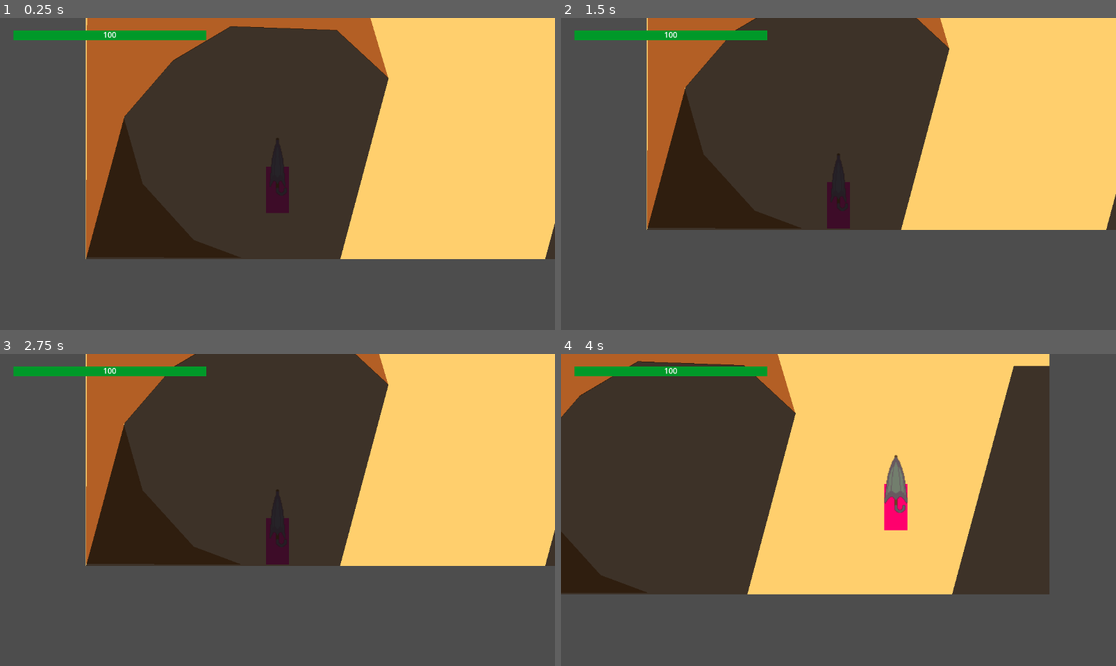
Above: before the commit, frames 1-4 (two rows, left to right).
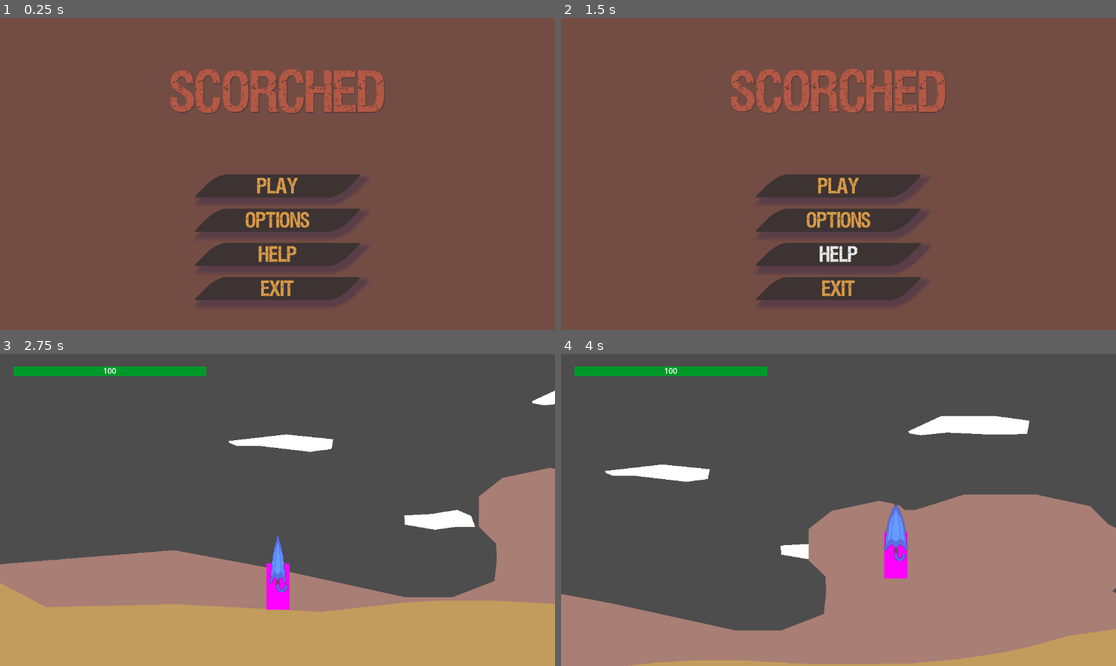
Above: after the commit, the same moments.

Repository: Niimphu/NewbieGameJam2023
Game: Godot game, scene res://Levels/MainMenu/MainMenu.tscn
Two runs of this game, one before a commit and one after it. Both use one fixed random seed, a clock stepped at 60 frames per second and the inputs below. Before the commit the project starts from res://Levels/Level_1.tscn.
Inputs (mouse positions are in pixels of both pictures, inside the frame that each line leads up to):
- Up to frame 1 (0.25 s): no input
- Up to frame 2 (1.5 s): click (838, 220) at 0.5 s, where only the run after the commit has a clickable "Options"; click (838, 255) at 1.25 s, where only the run after the commit has a clickable "Help"
- Up to frame 3 (2.75 s): click (277, 522) at 2 s, where only the run after the commit has a clickable "Play"
- Up to frame 4 (4 s): hold D (move_right) from 2.78 s (still down); tap K (toggle_parasol) at 2.85, 3.6 s; tap Space (jump) at 3.02, 3.77 s

The runs differ from the first frame. In frame 1, 94% of the frame differs, in the area x 0-100%, y 0-100%; in frame 2, 95%; in frame 3, 86%; in frame 4, 90%.

Commit message:
Added basic Main Menu
Added a basic main menu scene, set it as the default scene to run on start, and added some basic functionality to all buttons except Options as of now. Even with it being just a basic menu it looks fairly nice with the color palette that Nim picked out! I also imported a custom 100% free use font called Viper Nora which I feel fits the theme fairly well.

Diff:
--- /dev/null
+++ b/Levels/MainMenu/MainMenu.tscn
@@ -0,0 +1,149 @@
+[gd_scene load_steps=10 format=3 uid="uid://deq71antt2hqf"]
+
+[ext_resource type="FontFile" uid="uid://des3l0wh7m5k0" path="res://Fonts/viper_nora.otf" id="2_qnhm7"]
+[ext_resource type="StyleBox" uid="uid://cu4a25ar70b7a" path="res://Levels/MainMenu/Styles/MainMenuButtonStyleNormal.tres" id="4_gd5ys"]
+[ext_resource type="StyleBox" uid="uid://dxu573bff5t1s" path="res://Levels/MainMenu/Styles/MainMenuButtonStylePressed.tres" id="5_7cwkr"]
+[ext_resource type="Script" path="res://Levels/MainMenu/Scripts/PlayButton.gd" id="6_e8ars"]
+[ext_resource type="StyleBox" uid="uid://cf42ygv275jav" path="res://Levels/MainMenu/Styles/MainMenuButtonStyleFocus.tres" id="6_ltjnc"]
+[ext_resource type="Script" path="res://Levels/MainMenu/Scripts/HelpButton.gd" id="7_bppax"]
+[ext_resource type="Script" path="res://Levels/MainMenu/Scripts/ExitButton.gd" id="8_nsfjh"]
+
+[sub_resource type="StyleBoxFlat" id="StyleBoxFlat_npbdp"]
+bg_color = Color(0.45098, 0.298039, 0.266667, 1)
+
+[sub_resource type="StyleBoxFlat" id="StyleBoxFlat_h0p5c"]
+bg_color = Color(0, 0, 0, 0)
+
+[node name="MainMenu" type="Control"]
+layout_mode = 3
+anchors_preset = 15
+anchor_right = 1.0
+anchor_bottom = 1.0
+grow_horizontal = 2
+grow_vertical = 2
+
+[node name="Panel" type="Panel" parent="."]
+layout_mode = 1
+anchors_preset = 15
+anchor_right = 1.0
+anchor_bottom = 1.0
+grow_horizontal = 2
+grow_vertical = 2
+theme_override_styles/panel = SubResource("StyleBoxFlat_npbdp")
+metadata/_edit_lock_ = true
+
+[node name="VBoxContainer" type="VBoxContainer" parent="."]
+layout_mode = 1
+anchors_preset = 15
+anchor_right = 1.0
+anchor_bottom = 1.0
+grow_horizontal = 2
+grow_vertical = 2
+metadata/_edit_lock_ = true
+
+[node name="HSeparator_100px_Invisible_1" type="HSeparator" parent="VBoxContainer"]
+layout_mode = 2
+theme_override_constants/separation = 100
+theme_override_styles/separator = SubResource("StyleBoxFlat_h0p5c")
+metadata/_edit_lock_ = true
+
+[node name="RichTextLabel" type="RichTextLabel" parent="VBoxContainer"]
+layout_mode = 2
+theme_override_colors/default_color = Color(0.709804, 0.34902, 0.270588, 1)
+theme_override_colors/font_shadow_color = Color(0.239216, 0.2, 0.2, 1)
+theme_override_fonts/normal_font = ExtResource("2_qnhm7")
+theme_override_font_sizes/normal_font_size = 96
+bbcode_enabled = true
+text = "[shake rate=5.0 level=5][center]SCORCHED[/center][/shake]"
+fit_content = true
+scroll_active = false
+shortcut_keys_enabled = false
+metadata/_edit_lock_ = true
+
+[node name="HSeparator_100px_Invisible_2" type="HSeparator" parent="VBoxContainer"]
+layout_mode = 2
+theme_override_constants/separation = 100
+theme_override_styles/separator = SubResource("StyleBoxFlat_h0p5c")
+metadata/_edit_lock_ = true
+
+[node name="PlayButton" type="Button" parent="VBoxContainer"]
+custom_minimum_size = Vector2(300, 0)
+layout_mode = 2
+size_flags_horizontal = 4
+theme_override_colors/font_color = Color(0.870588, 0.623529, 0.278431, 1)
+theme_override_fonts/font = ExtResource("2_qnhm7")
+theme_override_font_sizes/font_size = 36
+theme_override_styles/normal = ExtResource("4_gd5ys")
+theme_override_styles/hover = ExtResource("4_gd5ys")
+theme_override_styles/pressed = ExtResource("5_7cwkr")
+theme_override_styles/focus = ExtResource("6_ltjnc")
+text = "Play"
+script = ExtResource("6_e8ars")
+metadata/_edit_lock_ = true
+
+[node name="HSeparator_25px_Invisible_1" type="HSeparator" parent="VBoxContainer"]
+layout_mode = 2
+theme_override_constants/separation = 15
+theme_override_styles/separator = SubResource("StyleBoxFlat_h0p5c")
+metadata/_edit_lock_ = true
+
+[node name="OptionsButton" type="Button" parent="VBoxContainer"]
+custom_minimum_size = Vector2(300, 0)
+layout_mode = 2
+size_flags_horizontal = 4
+theme_override_colors/font_color = Color(0.870588, 0.623529, 0.278431, 1)
+theme_override_fonts/font = ExtResource("2_qnhm7")
+theme_override_font_sizes/font_size = 36
+theme_override_styles/normal = ExtResource("4_gd5ys")
+theme_override_styles/hover = ExtResource("4_gd5ys")
+theme_override_styles/pressed = ExtResource("5_7cwkr")
+theme_override_styles/focus = ExtResource("6_ltjnc")
+text = "Options"
+metadata/_edit_lock_ = true
+
+[node name="HSeparator_25px_Invisible_2" type="HSeparator" parent="VBoxContainer"]
+layout_mode = 2
+theme_override_constants/separation = 15
+theme_override_styles/separator = SubResource("StyleBoxFlat_h0p5c")
+metadata/_edit_lock_ = true
+
+[node name="HelpButton" type="Button" parent="VBoxContainer"]
+custom_minimum_size = Vector2(300, 0)
+layout_mode = 2
+size_flags_horizontal = 4
+theme_override_colors/font_color = Color(0.870588, 0.623529, 0.278431, 1)
+theme_override_fonts/font = ExtResource("2_qnhm7")
+theme_override_font_sizes/font_size = 36
+theme_override_styles/normal = ExtResource("4_gd5ys")
+theme_override_styles/hover = ExtResource("4_gd5ys")
+theme_override_styles/pressed = ExtResource("5_7cwkr")
+theme_override_styles/focus = ExtResource("6_ltjnc")
+text = "Help"
+script = ExtResource("7_bppax")
+metadata/_edit_lock_ = true
+
+[node name="HSeparator_25px_Invisible_3" type="HSeparator" parent="VBoxContainer"]
+layout_mode = 2
+theme_override_constants/separation = 15
+theme_override_styles/separator = SubResource("StyleBoxFlat_h0p5c")
+metadata/_edit_lock_ = true
+
+[node name="ExitButton" type="Button" parent="VBoxContainer"]
+custom_minimum_size = Vector2(300, 0)
+layout_mode = 2
+size_flags_horizontal = 4
+theme_override_colors/font_color = Color(0.870588, 0.623529, 0.278431, 1)
+theme_override_fonts/font = ExtResource("2_qnhm7")
+theme_override_font_sizes/font_size = 36
+theme_override_styles/normal = ExtResource("4_gd5ys")
+theme_override_styles/hover = ExtResource("4_gd5ys")
+theme_override_styles/pressed = ExtResource("5_7cwkr")
+theme_override_styles/focus = ExtResource("6_ltjnc")
+text = "Exit
+"
+script = ExtResource("8_nsfjh")
+metadata/_edit_lock_ = true
+
+[connection signal="pressed" from="VBoxContainer/PlayButton" to="VBoxContainer/PlayButton" method="_on_pressed"]
+[connection signal="pressed" from="VBoxContainer/HelpButton" to="VBoxContainer/HelpButton" method="_on_pressed"]
+[connection signal="pressed" from="VBoxContainer/ExitButton" to="VBoxContainer/ExitButton" method="_on_pressed"]
--- /dev/null
+++ b/Levels/MainMenu/Scripts/ExitButton.gd
@@ -0,0 +1,4 @@
+extends Button
+
+func _on_pressed():
+	get_tree().quit()
--- /dev/null
+++ b/Levels/MainMenu/Scripts/HelpButton.gd
@@ -0,0 +1,4 @@
+extends Button
+
+func _on_pressed():
+	OS.shell_open("https://www.youtube.com/watch?v=dQw4w9WgXcQ&autoplay=1")
--- /dev/null
+++ b/Levels/MainMenu/Scripts/PlayButton.gd
@@ -0,0 +1,4 @@
+extends Button
+
+func _on_pressed():
+	get_tree().change_scene_to_file("res://Levels/Tutorial.tscn")
--- /dev/null
+++ b/Levels/MainMenu/Styles/MainMenuButtonStyleFocus.tres
@@ -0,0 +1,13 @@
+[gd_resource type="StyleBoxFlat" format=3 uid="uid://cf42ygv275jav"]
+
+[resource]
+content_margin_top = 5.0
+bg_color = Color(0.239216, 0.2, 0.2, 1)
+skew = Vector2(1, 0)
+corner_radius_top_left = 20
+corner_radius_top_right = 5
+corner_radius_bottom_right = 20
+corner_radius_bottom_left = 5
+shadow_color = Color(0.34902, 0.243137, 0.278431, 1)
+shadow_size = 10
+shadow_offset = Vector2(10, 10)
--- /dev/null
+++ b/Levels/MainMenu/Styles/MainMenuButtonStyleHover.tres
@@ -0,0 +1,13 @@
+[gd_resource type="StyleBoxFlat" format=3 uid="uid://cu4a25ar70b7a"]
+
+[resource]
+content_margin_top = 5.0
+bg_color = Color(0.239216, 0.2, 0.2, 1)
+skew = Vector2(1, 0)
+corner_radius_top_left = 20
+corner_radius_top_right = 5
+corner_radius_bottom_right = 20
+corner_radius_bottom_left = 5
+shadow_color = Color(0.34902, 0.243137, 0.278431, 1)
+shadow_size = 10
+shadow_offset = Vector2(10, 10)
--- /dev/null
+++ b/Levels/MainMenu/Styles/MainMenuButtonStyleNormal.tres
@@ -0,0 +1,13 @@
+[gd_resource type="StyleBoxFlat" format=3 uid="uid://cu4a25ar70b7a"]
+
+[resource]
+content_margin_top = 5.0
+bg_color = Color(0.239216, 0.2, 0.2, 1)
+skew = Vector2(1, 0)
+corner_radius_top_left = 20
+corner_radius_top_right = 5
+corner_radius_bottom_right = 20
+corner_radius_bottom_left = 5
+shadow_color = Color(0.34902, 0.243137, 0.278431, 1)
+shadow_size = 10
+shadow_offset = Vector2(10, 10)
--- /dev/null
+++ b/Levels/MainMenu/Styles/MainMenuButtonStylePressed.tres
@@ -0,0 +1,13 @@
+[gd_resource type="StyleBoxFlat" format=3 uid="uid://dxu573bff5t1s"]
+
+[resource]
+content_margin_top = 5.0
+bg_color = Color(0.239216, 0.2, 0.2, 1)
+skew = Vector2(1, 0)
+corner_radius_top_left = 20
+corner_radius_top_right = 5
+corner_radius_bottom_right = 20
+corner_radius_bottom_left = 5
+shadow_color = Color(0.34902, 0.243137, 0.278431, 1)
+shadow_size = 10
+shadow_offset = Vector2(10, 10)
--- a/project.godot
+++ b/project.godot
@@ -11,9 +11,13 @@
 [application]
 
 config/name="Scorched"
-run/main_scene="res://Levels/Level_1.tscn"
+run/main_scene="res://Levels/MainMenu/MainMenu.tscn"
 config/features=PackedStringArray("4.0", "Forward Plus")
 config/icon="res://icon.svg"
+
+[audio]
+
+buses/default_bus_layout=""
 
 [autoload]
 
Binary file added: Fonts/viper_nora.otf
Not shown, added: Fonts/viper_nora.otf.import
